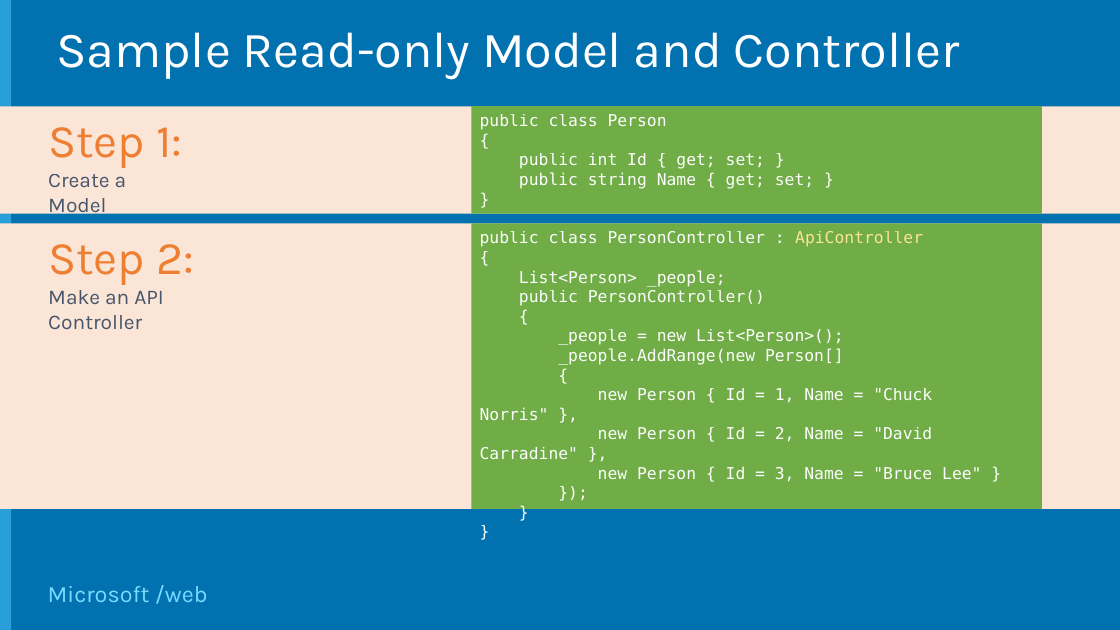
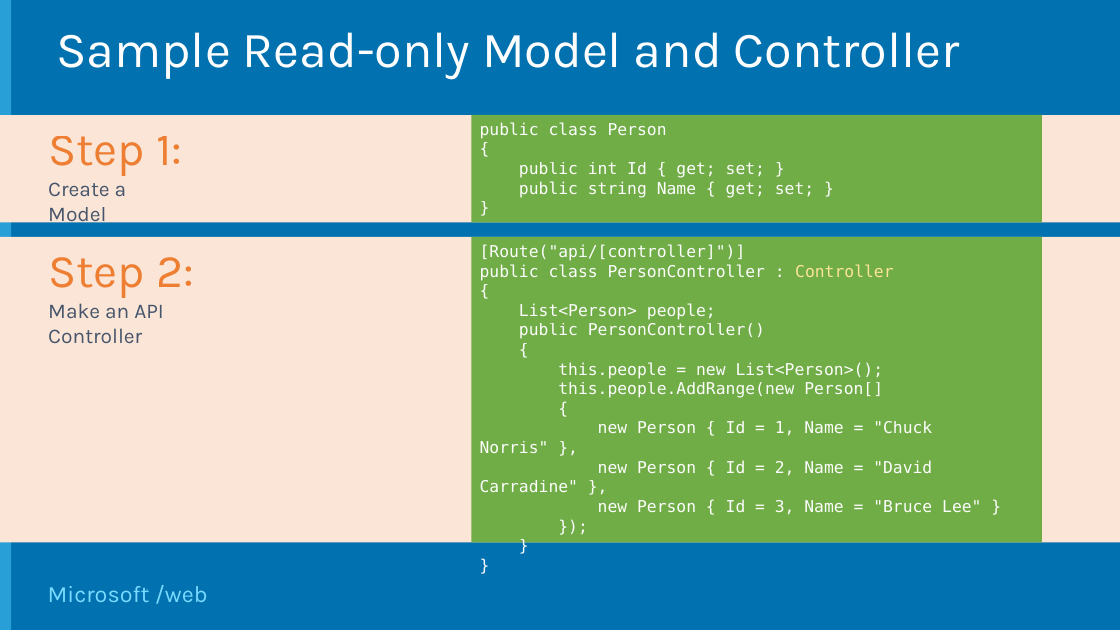
Before and after one commit to Microsoft-Web/WebCampTrainingKit, a slide deck: slide 7 of Presentation/HTTP-Services/HTTP-Services.pptx. Drawn at 1120x630 pixels with LibreOffice and Linux fonts; fonts in the diff are those of the drawing; background and template pictures are left out. Boxes give left, top, right and bottom in pixels: in the first picture for what was removed or moved away, otherwise in the second. Text is boxed around its words. In the diff, an @@ line names an element or a change of style, - is before the commit and + after.

```diff
--- a/Presentation/HTTP-Services/HTTP-Services.pptx
+++ b/Presentation/HTTP-Services/HTTP-Services.pptx
@@ 2 rectangles, 1 text: place and size @@
-2 rectangles, 1 text at <box>0,106,1120,218</box>
+2 rectangles, 1 text at <box>0,115,1120,227</box>
@@ rectangle: place and size @@
-rectangle at <box>0,223,1120,509</box>
+rectangle at <box>0,237,1120,543</box>
@@ text "Step 2:": place and size @@
-text "Step 2:" at <box>48,244,194,329</box>
+text "Step 2:" at <box>48,257,194,343</box>
@@ rectangle "[Route("api/[controller]")]": place and size @@
-rectangle "[Route("api/[controller]")]" at <box>471,223,1042,509</box>
+rectangle "[Route("api/[controller]")]" at <box>471,237,1042,543</box>
@@ text in rectangle at <box>480,244,893,281</box>: text changed @@
-public class PersonController : ApiController
+[Route("api/[controller]")]
+public class PersonController : Controller
@@ text in rectangle at <box>519,303,716,320</box>: text changed @@
-List<Person> _people;
+List<Person> people;
@@ text in rectangle at <box>558,362,884,398</box>: text changed @@
-_people = new List<Person>();
-_people.AddRange(new Person[]
+this.people = new List<Person>();
+this.people.AddRange(new Person[]
```
Also in this commit, not shown: 8 other slides changed, 4 other files.
